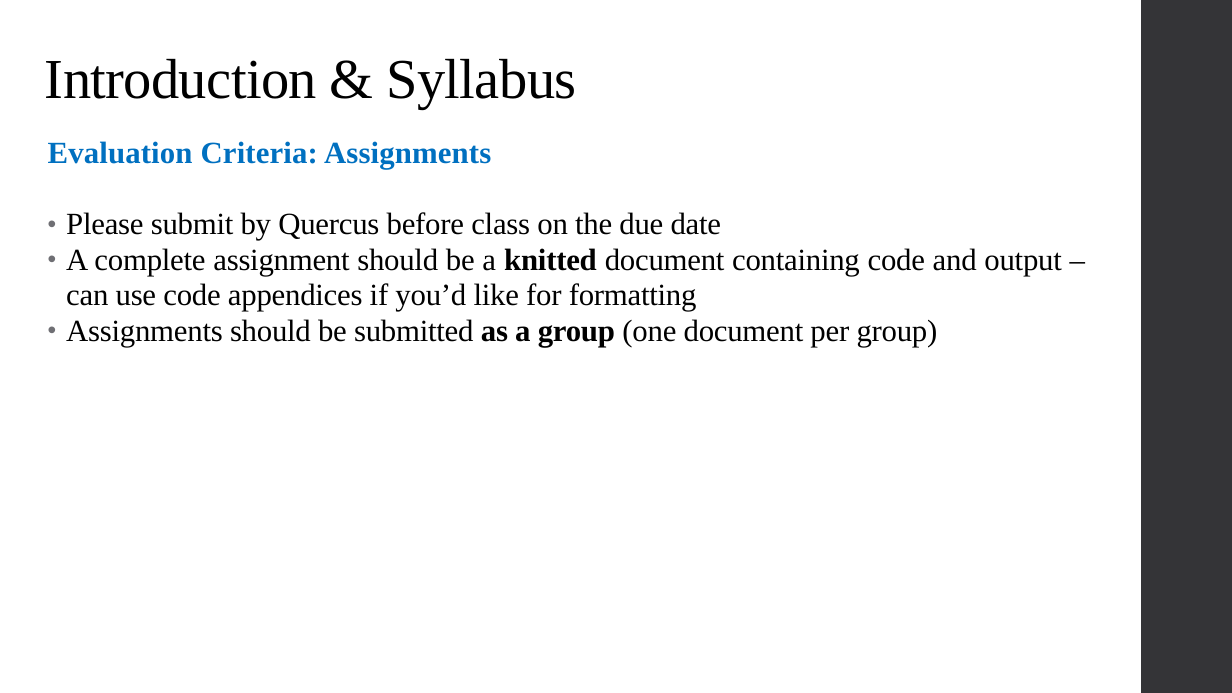
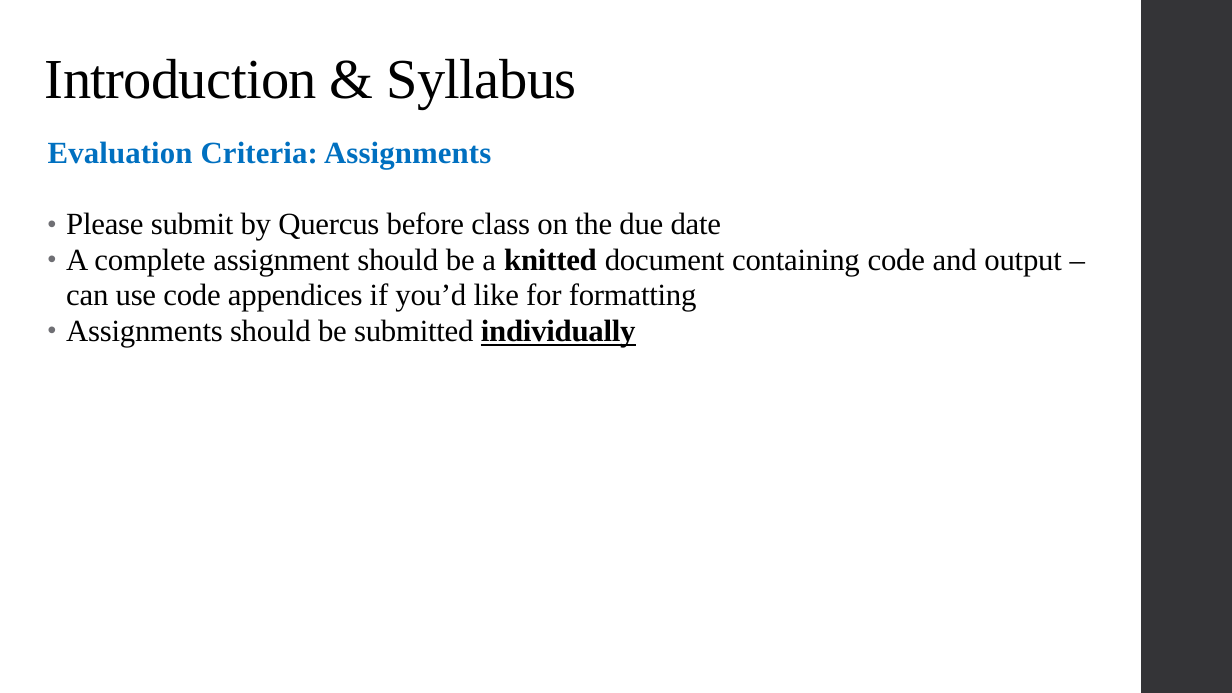
Before and after one commit to alex-hoagland/HAD5744, a slide deck: slide 6 of Lecture01_Introduction/Lecture1_Frameworks.pptx. Drawn at 1232x693 pixels with LibreOffice and Linux fonts; fonts in the diff are those of the drawing. Boxes give left, top, right and bottom in pixels: in the first picture for what was removed or moved away, otherwise in the second. Text is boxed around its words. In the diff, an @@ line names an element or a change of style, - is before the commit and + after.

Commit message:
update assignment text

```diff
--- a/Lecture01_Introduction/Lecture1_Frameworks.pptx
+++ b/Lecture01_Introduction/Lecture1_Frameworks.pptx
@@ text at (x1=66, y1=319, x2=636, y2=347): text changed @@
-• Assignments should be submitted as a group (one document per group)
+• Assignments should be submitted individually
```
Also in this commit, not shown: 4 other slides changed, 8 other files.
